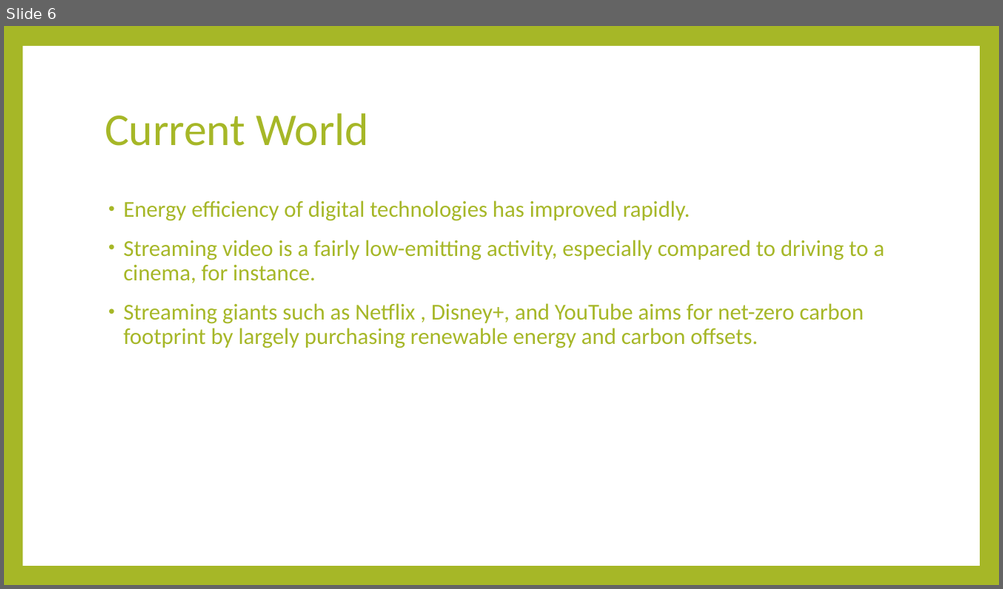
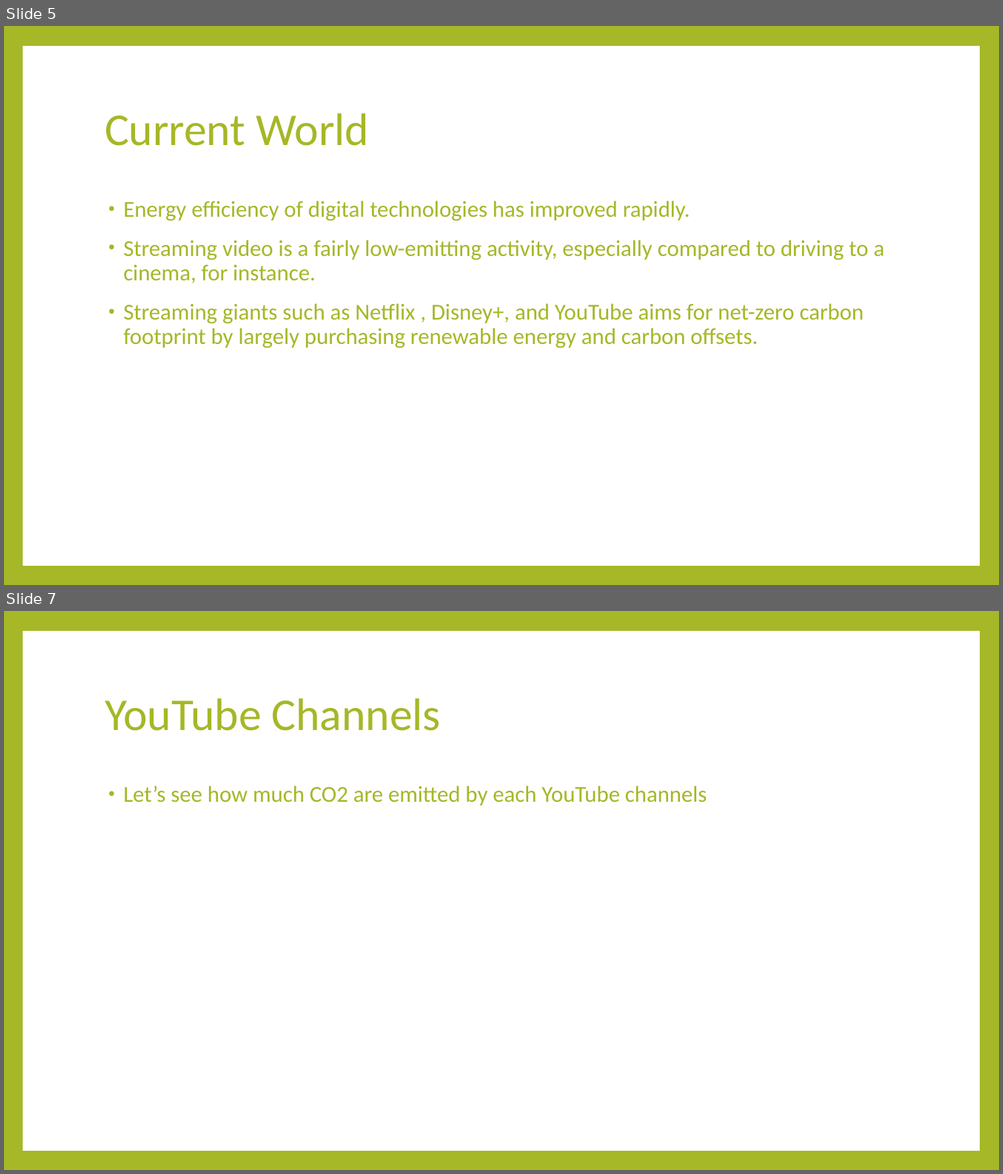
Before and after one commit to SamLee-dedeboy/GreenScreen, a slide deck: Green Screen.pptx. Shown one above the other, each under a label of ours: slide 6 before the commit, slides 5 and 7 after it; the slides between them are not shown. The pictures are 1003x589 and 1003x1174 pixels, drawn with LibreOffice and Linux fonts; fonts in the diff are those of the drawing. Boxes give left, top, right and bottom in pixels: in the first picture for what was removed or moved away, otherwise in the second. Text is boxed around its words. In the diff, an @@ line names an element or a change of style, - is before the commit and + after.

```diff
--- a/Green Screen.pptx
+++ b/Green Screen.pptx
@@ slide 7 added at (4,611,999,1170), background #A6B727; not listed: 1 template element that a slide beside it also shows @@
@@ title added at (105,698,441,731), 44 pt, text #A6B727 @@
+YouTube Channels
@@ text added at (123,786,706,806), 22 pt, text #A6B727 @@
+• Let’s see how much CO2 are emitted by each YouTube channels
@@ what was slide 6 is now slide 5 @@
```
Also in this commit, not shown: 4 slides changed, 1 slide removed, 2 other files.
